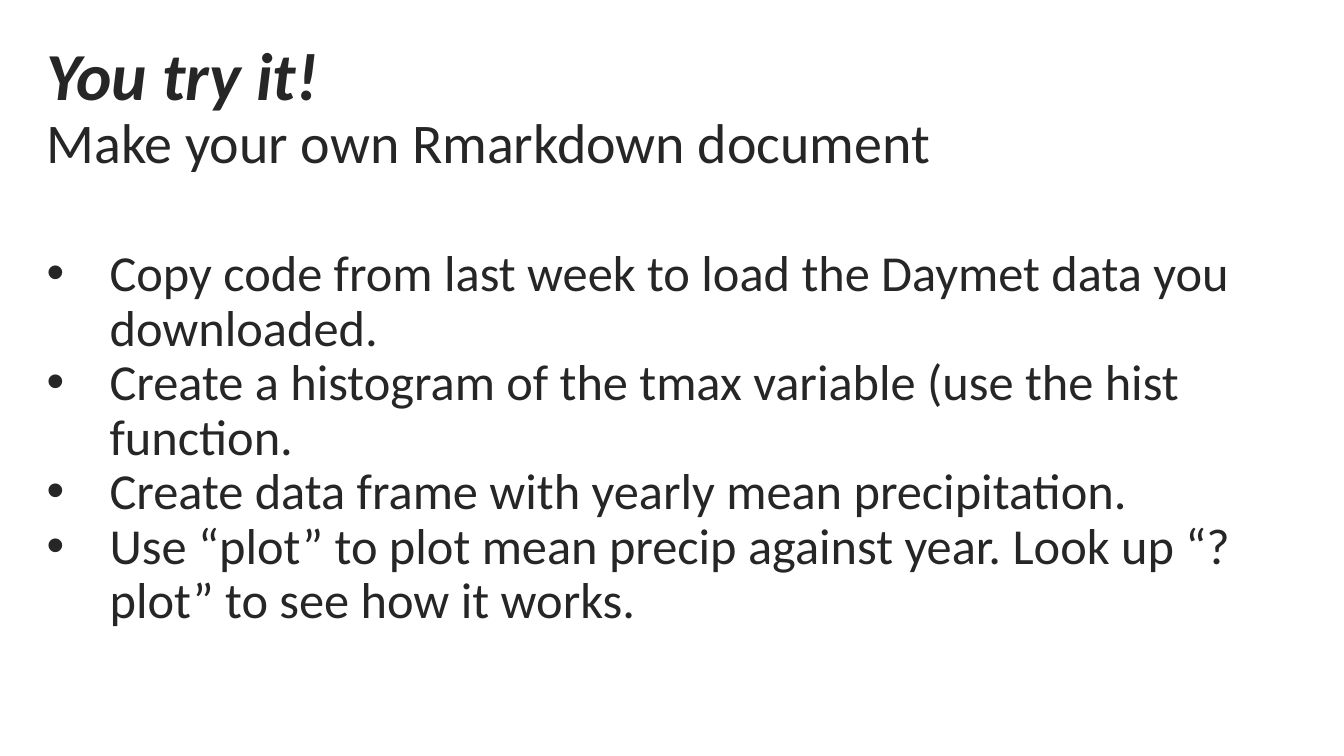
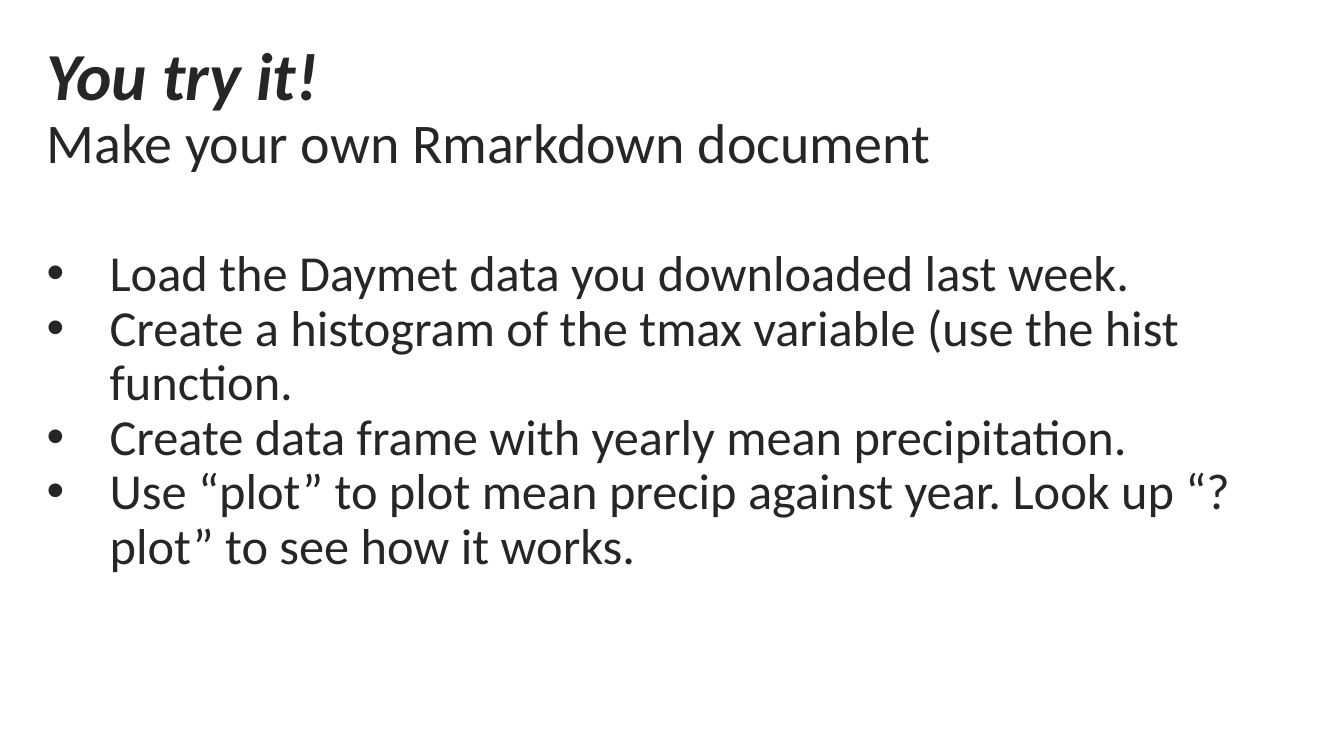
Before and after one commit to jshannon75/geog4300, a slide deck: slide 12 of Slides/Geog4300 Fa17 Lecture 4-1 R Markdown.pptx. Drawn at 1344x756 pixels with LibreOffice and Linux fonts; fonts in the diff are those of the drawing. Boxes give left, top, right and bottom in pixels: in the first picture for what was removed or moved away, otherwise in the second. Text is boxed around its words. In the diff, an @@ line names an element or a change of style, - is before the commit and + after.

Commit message:
Lecture 4-1 tweaks

```diff
--- a/Slides/Geog4300 Fa17 Lecture 4-1 R Markdown.pptx
+++ b/Slides/Geog4300 Fa17 Lecture 4-1 R Markdown.pptx
@@ text at (110, 256, 1129, 299): text changed @@
-• Copy code from last week to load the Daymet data you downloaded.
+• Load the Daymet data you downloaded last week.
```
